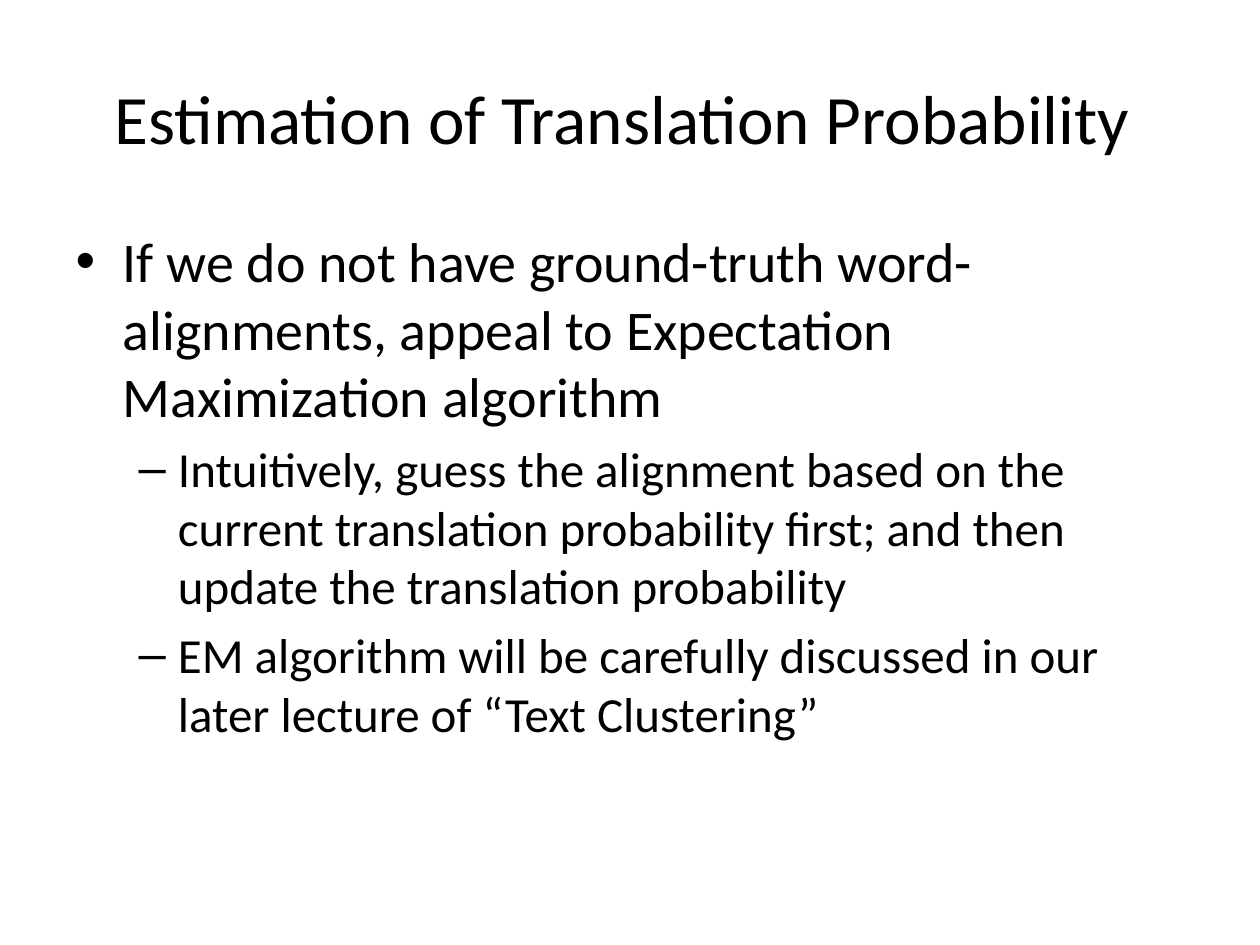
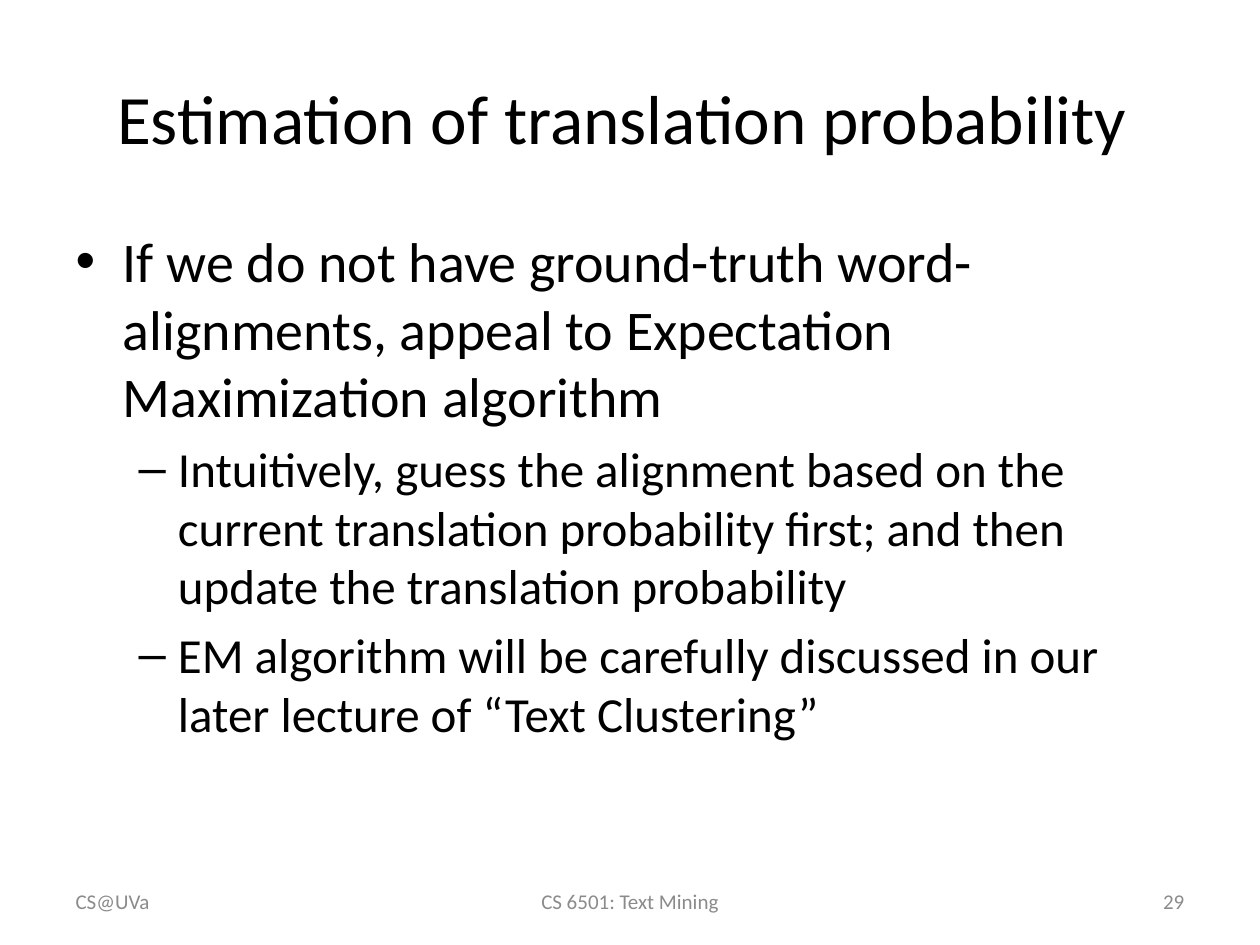
Before and after one commit to wang296/CS6501-Text-Mining, a slide deck: slide 29 of _site/docs/StatisticalMachineTranslation.pptx. Drawn at 1260x945 pixels with LibreOffice and Linux fonts; fonts in the diff are those of the drawing. Boxes give left, top, right and bottom in pixels: in the first picture for what was removed or moved away, otherwise in the second. Text is boxed around its words. In the diff, an @@ line names an element or a change of style, - is before the commit and + after.

```diff
--- a/_site/docs/StatisticalMachineTranslation.pptx
+++ b/_site/docs/StatisticalMachineTranslation.pptx
@@ title at bbox=[117, 96, 1126, 156]: text changed @@
-Estimation of Translation Probability
+Estimation of translation probability
@@ text added at bbox=[76, 895, 150, 912], 12 pt, text #8C8C8C @@
+CS@UVa
@@ text added at bbox=[541, 895, 718, 913], 12 pt, text #8C8C8C @@
+CS 6501: Text Mining
@@ page number added at bbox=[1163, 895, 1184, 909], 12 pt, text #8C8C8C @@
+29
```
Also in this commit, not shown: 27 other slides changed, 1 slide added, 1 slide removed, 7 other files.
